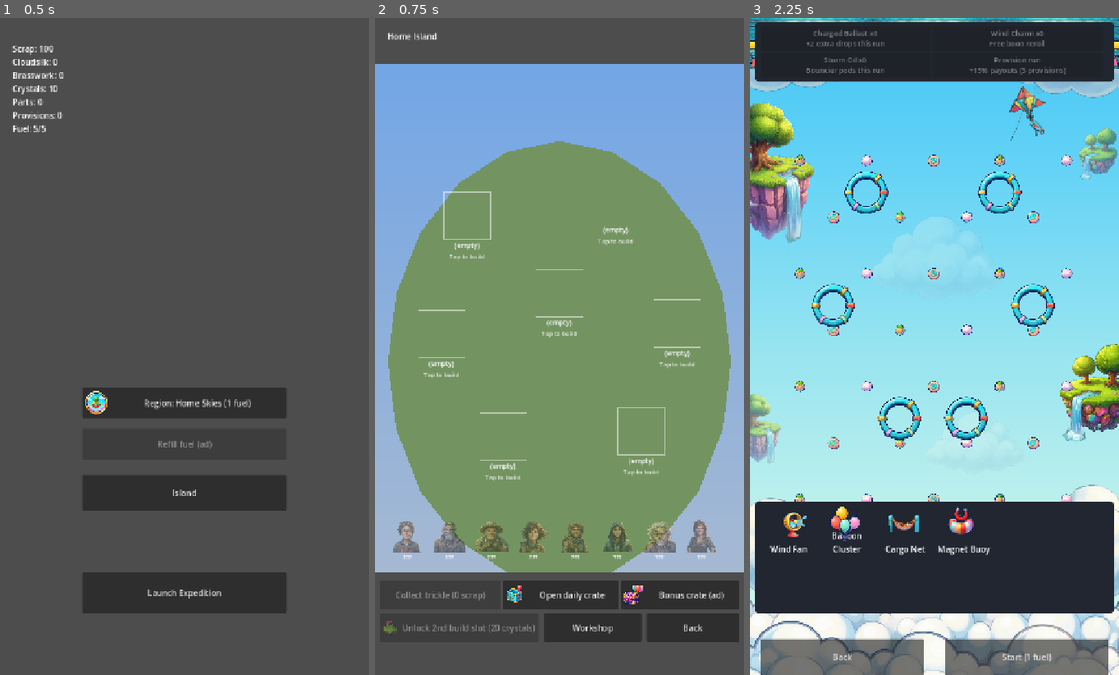
Above: before the commit, frames 1-3 (left to right).
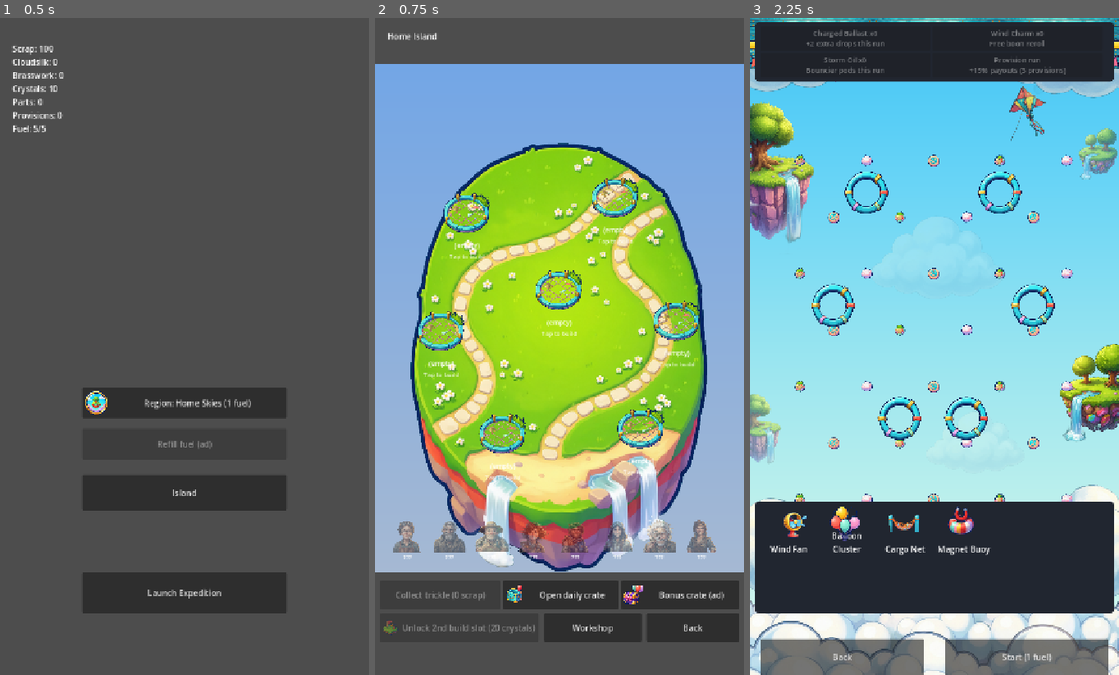
Above: after the commit, the same moments.

Repository: Graydyn/windfall-isle
Game: Godot game, scene res://game/main.tscn
Same seed, same stepped clock (60 frames per second), same inputs: the game is played once before the commit and once after it.
Inputs:
- Up to frame 1 (0.5 s): no input
- Up to frame 2 (0.75 s): click "Island" at 0.5 s
- Up to frame 3 (2.25 s): click "Back" at 1.25 s; click "Launch Expedition" at 2 s

Frame 1 is identical in both runs. In frame 2, 48% of the frame differs, in the area x 3-97%, y 18-85%; in frame 3, nothing differs.

Commit message:
feat: island map art pass via jig (landmass, rocks, pads, bridges, ready badge)
Manifest section 8 generates the map as layers (jig generate caps at
1024 px and the background command is unavailable): island_home.png
plateau over the code sky, islet_rock.png under each islet, plot_pad.png
on empty pads, three bridge sprites rotated onto retuned layout segments,
and a ready_glow.png starburst replacing the ! label. Soft-glow and
edit-reframing jig limits recorded in the manifest; audit 4.6 stamped.

Co-Authored-By: Claude Fable 5 <noreply@anthropic.com>

Diff:
--- a/game/base/island_backdrop.gd
+++ b/game/base/island_backdrop.gd
@@ -1,20 +1,40 @@
 extends Control
 class_name IslandBackdrop
-## The island map's painted background. Until the vista art is delivered it
-## draws a code fallback (sky, plateau, islet rocks, cloud sea) so the map
-## reads as a place, never a gray void. Bridges render here because they
-## span between map nodes rather than belonging to any one of them.
+## The island map's painted background. The sky, cloud sea and layout are
+## code-drawn; the landmass, islet rocks and bridges draw as delivered art
+## with code fallbacks so the map reads as a place even art-less. A full
+## hand-painted vista at VISTA_PATH overrides the layered pieces entirely.
+## Bridges render here because they span between map nodes rather than
+## belonging to any one of them.
 
 const VISTA_PATH := "res://game/art/regions/island_vista.png"
+const ISLAND_PATH := "res://game/art/buildings/island_home.png"
+const ROCK_PATH := "res://game/art/buildings/islet_rock.png"
+const BRIDGE_PATHS := {
+	"broken": "res://game/art/buildings/bridge_broken.png",
+	"scaffold": "res://game/art/buildings/bridge_scaffold.png",
+	"restored": "res://game/art/buildings/bridge_restored.png",
+}
 
 var _bridges: Array = []
 var _vista: Texture2D = null
+var _island: Texture2D = null
+var _rock: Texture2D = null
+var _bridge_art: Dictionary = {}
 
 
 func _init() -> void:
 	mouse_filter = Control.MOUSE_FILTER_IGNORE
 	if ResourceLoader.exists(VISTA_PATH):
 		_vista = load(VISTA_PATH)
+	if ResourceLoader.exists(ISLAND_PATH):
+		_island = load(ISLAND_PATH)
+	if ResourceLoader.exists(ROCK_PATH):
+		_rock = load(ROCK_PATH)
+	for state in BRIDGE_PATHS:
+		var path := String(BRIDGE_PATHS[state])
+		if ResourceLoader.exists(path):
+			_bridge_art[state] = load(path)
 
 
 func set_bridges(bridges: Array) -> void:
@@ -37,14 +57,22 @@
 		PackedVector2Array([Vector2.ZERO, Vector2(size.x, 0), size, Vector2(0, size.y)]),
 		PackedColorArray([Color(0.45, 0.65, 0.9), Color(0.45, 0.65, 0.9),
 			Color(0.85, 0.8, 0.75), Color(0.85, 0.8, 0.75)]))
-	# The home plateau behind the plots.
-	draw_polygon(_island_points(Vector2(360, 580), 335.0, 430.0),
-		PackedColorArray([Color(0.45, 0.58, 0.38)]))
+	# The home plateau behind the plots (grass carries the pads; the rocky
+	# rim lands under the crew band).
+	if _island != null:
+		draw_texture_rect(_island, Rect2(25, 150, 670, 860), false)
+	else:
+		draw_polygon(_island_points(Vector2(360, 580), 335.0, 430.0),
+			PackedColorArray([Color(0.45, 0.58, 0.38)]))
 	# Islet rocks.
-	draw_polygon(_island_points(Vector2(190, 1300), 120.0, 170.0),
-		PackedColorArray([Color(0.5, 0.52, 0.45)]))
-	draw_polygon(_island_points(Vector2(540, 1650), 130.0, 180.0),
-		PackedColorArray([Color(0.48, 0.46, 0.44)]))
+	if _rock != null:
+		draw_texture_rect(_rock, Rect2(70, 1130, 240, 340), false)
+		draw_texture_rect(_rock, Rect2(410, 1470, 260, 360), false)
+	else:
+		draw_polygon(_island_points(Vector2(190, 1300), 120.0, 170.0),
+			PackedColorArray([Color(0.5, 0.52, 0.45)]))
+		draw_polygon(_island_points(Vector2(540, 1650), 130.0, 180.0),
+			PackedColorArray([Color(0.48, 0.46, 0.44)]))
 	# The cloud sea closes the bottom of the map.
 	draw_rect(Rect2(0, size.y - 160, size.x, 160), Color(0.92, 0.93, 0.96, 0.9))
 
@@ -60,7 +88,19 @@
 func _draw_bridge(bridge: Dictionary) -> void:
 	var from_point: Vector2 = bridge.get("from", Vector2.ZERO)
 	var to_point: Vector2 = bridge.get("to", Vector2.ZERO)
-	match String(bridge.get("state", "broken")):
+	var state := String(bridge.get("state", "broken"))
+	var art: Texture2D = _bridge_art.get(state)
+	if art != null:
+		# The art is a horizontal span; rotate it onto the segment and give
+		# both ends a little overlap so the planks tuck into the land.
+		var span := to_point - from_point
+		var length := span.length() + 80.0
+		var height := length * 0.4
+		draw_set_transform((from_point + to_point) / 2.0, span.angle(), Vector2.ONE)
+		draw_texture_rect(art, Rect2(-length / 2.0, -height / 2.0, length, height), false)
+		draw_set_transform(Vector2.ZERO, 0.0, Vector2.ONE)
+		return
+	match state:
 		"restored":
 			draw_line(from_point, to_point, Color(0.55, 0.4, 0.25), 6.0)
 			draw_line(from_point, to_point, Color(0.75, 0.6, 0.4), 2.0)
--- a/game/base/plot_node.gd
+++ b/game/base/plot_node.gd
@@ -9,6 +9,7 @@
 
 const PAD_ART := "res://game/art/buildings/plot_pad.png"
 const OVERLAY_ART := "res://game/art/buildings/construction_overlay.png"
+const GLOW_ART := "res://game/art/ui/ready_glow.png"
 const PLOT_SIZE := 128.0
 
 var plot_id := ""
@@ -19,6 +20,7 @@
 var _name_label: Label
 var _status_label: Label
 var _worker_badge: TextureRect
+var _ready_glow: TextureRect
 var _ready_badge: Label
 
 
@@ -38,8 +40,13 @@
 	_name_label = _child_label(Rect2(0, 100, 128, 22), 13)
 	_status_label = _child_label(Rect2(0, 122, 128, 20), 12)
 	_status_label.modulate.a = 0.85
+	_ready_glow = _child_texture_rect(Rect2(76, -8, 52, 52))
+	if ResourceLoader.exists(GLOW_ART):
+		_ready_glow.texture = load(GLOW_ART)
+	_ready_glow.visible = false
 	_ready_badge = _child_label(Rect2(96, 0, 28, 28), 26)
-	_ready_badge.text = "!"
+	# The starburst badge art replaces the lettered fallback when delivered.
+	_ready_badge.text = "" if _ready_glow.texture != null else "!"
 	_ready_badge.modulate = Color(1.0, 0.85, 0.2)
 	_ready_badge.visible = false
 
@@ -66,6 +73,7 @@
 		_worker_badge.texture = null
 		_worker_badge.visible = false
 	_ready_badge.visible = bool(state.get("ready", false))
+	_ready_glow.visible = _ready_badge.visible and _ready_glow.texture != null
 	queue_redraw()
 
 
--- a/game/data/island_layout.json
+++ b/game/data/island_layout.json
@@ -1,20 +1,84 @@
 {
-	"map_size": [720, 2000],
+	"map_size": [
+		720,
+		2000
+	],
 	"plot_size": 128,
 	"plots": {
-		"plot_0": [180, 330],
-		"plot_1": [470, 300],
-		"plot_2": [130, 560],
-		"plot_3": [360, 480],
-		"plot_4": [590, 540],
-		"plot_5": [250, 760],
-		"plot_6": [520, 750],
-		"islet_lantern_0": [300, 1360],
-		"islet_foundry_0": [520, 1740]
+		"plot_0": [
+			180,
+			330
+		],
+		"plot_1": [
+			470,
+			300
+		],
+		"plot_2": [
+			130,
+			560
+		],
+		"plot_3": [
+			360,
+			480
+		],
+		"plot_4": [
+			590,
+			540
+		],
+		"plot_5": [
+			250,
+			760
+		],
+		"plot_6": [
+			520,
+			750
+		],
+		"islet_lantern_0": [
+			300,
+			1360
+		],
+		"islet_foundry_0": [
+			520,
+			1740
+		]
 	},
 	"islets": {
-		"lantern_shoal": {"pos": [170, 1230], "bridge": [[240, 1040], [180, 1160]]},
-		"foundry_rock": {"pos": [540, 1570], "bridge": [[330, 1400], [480, 1510]]}
+		"lantern_shoal": {
+			"pos": [
+				170,
+				1230
+			],
+			"bridge": [
+				[
+					300,
+					1010
+				],
+				[
+					185,
+					1195
+				]
+			]
+		},
+		"foundry_rock": {
+			"pos": [
+				540,
+				1570
+			],
+			"bridge": [
+				[
+					240,
+					1330
+				],
+				[
+					505,
+					1530
+				]
+			]
+		}
 	},
-	"crew_band": {"y": 940, "start_x": 64, "spacing": 82}
+	"crew_band": {
+		"y": 940,
+		"start_x": 64,
+		"spacing": 82
+	}
 }
--- a/tests/test_island_backdrop.gd
+++ b/tests/test_island_backdrop.gd
@@ -28,3 +28,10 @@
 		{"from": Vector2(330, 1400), "to": Vector2(480, 1510), "state": "restored"},
 	])
 	assert_eq(node._bridges.size(), 2)
+
+
+func test_landmass_and_bridge_art_load() -> void:
+	var node := make_backdrop()
+	assert_not_null(node._island, "island_home.png wired as the plateau")
+	assert_not_null(node._rock, "islet_rock.png wired under the islets")
+	assert_eq(node._bridge_art.size(), 3, "all three bridge states have art")
--- a/tests/test_plot_node.gd
+++ b/tests/test_plot_node.gd
@@ -33,6 +33,8 @@
 	node.render({"kind": "constructing", "art": "res://game/art/buildings/workshop.png",
 		"name": "Workshop", "status": "Tap to collect!", "ready": true})
 	assert_true(node._ready_badge.visible)
+	assert_true(node._ready_glow.visible, "the starburst badge art is wired")
+	assert_not_null(node._ready_glow.texture)
 
 
 func test_built_state_shows_the_worker_badge() -> void:
Binary file added: game/art/buildings/bridge_broken.png
Not shown, added: game/art/buildings/bridge_broken.png.import
Binary file added: game/art/buildings/bridge_restored.png
Not shown, added: game/art/buildings/bridge_restored.png.import
Binary file added: game/art/buildings/bridge_scaffold.png
Not shown, added: game/art/buildings/bridge_scaffold.png.import
Binary file added: game/art/buildings/island_home.png
Not shown, added: game/art/buildings/island_home.png.import
Binary file added: game/art/buildings/islet_rock.png
Not shown, added: game/art/buildings/islet_rock.png.import
Binary file added: game/art/buildings/plot_pad.png
Not shown, added: game/art/buildings/plot_pad.png.import
(and 6 more such lines)
